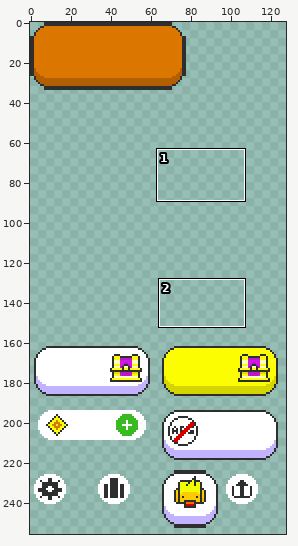
Two states of a sprite sheet, pingpong/images/buttons_cnvs-sheet0.png. Above, an overview of the earlier version with the close-up marked.
Close-up. First the earlier version:
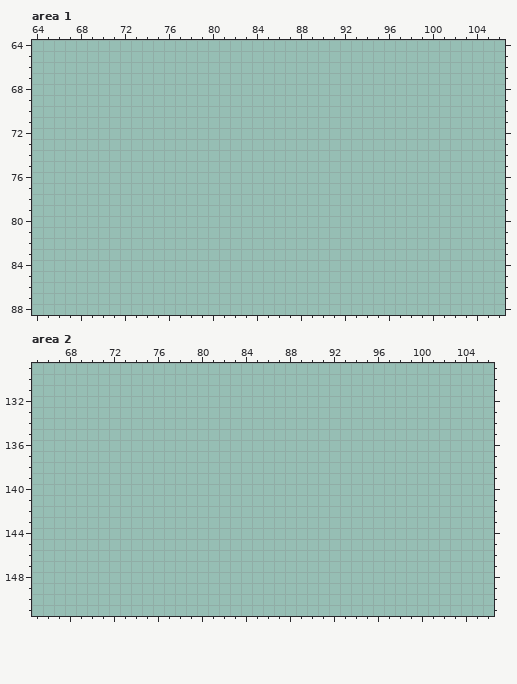
The file is 128x128 pixels. Colours within 5 levels of each other are drawn and written as one. Shown: area 1: x 64..106, y 64..88; area 2: x 65..106, y 129..151. The old version is drawn lined up with the new one. The commit also changed other parts of the picture, which this record leaves out.
New version:
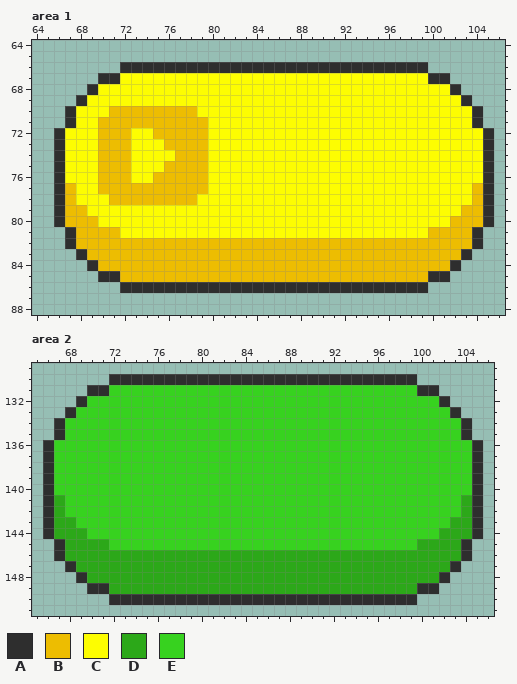
Palette (. is transparent): A #2e2e2e  B #edbd01  C #fdfd01  D #2ca819  E #37d21f
Difference:
canvas 128x128 -> 128x256; drawings rearranged on the sheet (the old picture shows each at its new place)
Area 1:
y 66: x 72..99 ............................ -> AAAAAAAAAAAAAAAAAAAAAAAAAAAA
y 67: x 70..101 ................................ -> AACCCCCCCCCCCCCCCCCCCCCCCCCCCCAA
y 68: x 69..102 .................................. -> ACCCCCCCCCCCCCCCCCCCCCCCCCCCCCCCCA
y 69: x 68..103 .................................... -> ACCCCCCCCCCCCCCCCCCCCCCCCCCCCCCCCCCA
y 70: x 67..104 ...................................... -> ACCCBBBBBBBBCCCCCCCCCCCCCCCCCCCCCCCCCA
y 71: x 67..104 ...................................... -> ACCBBBBBBBBBBCCCCCCCCCCCCCCCCCCCCCCCCA
y 72: x 66..105 ........................................ -> ACCCBBBCCBBBBBCCCCCCCCCCCCCCCCCCCCCCCCCA
y 73: x 66..105 ........................................ -> ACCCBBBCCCBBBBCCCCCCCCCCCCCCCCCCCCCCCCCA
y 74: x 66..105 ........................................ -> ACCCBBBCCCCBBBCCCCCCCCCCCCCCCCCCCCCCCCCA
y 75: x 66..105 ........................................ -> ACCCBBBCCCBBBBCCCCCCCCCCCCCCCCCCCCCCCCCA
y 76: x 66..105 ........................................ -> ACCCBBBCCBBBBBCCCCCCCCCCCCCCCCCCCCCCCCCA
y 77: x 66..105 ........................................ -> ABCCBBBBBBBBBBCCCCCCCCCCCCCCCCCCCCCCCCBA
y 78: x 66..105 ........................................ -> ABCCCBBBBBBBBCCCCCCCCCCCCCCCCCCCCCCCCCBA
y 79: x 66..105 ........................................ -> ABBCCCCCCCCCCCCCCCCCCCCCCCCCCCCCCCCCCBBA
y 80: x 66..105 ........................................ -> ABBBCCCCCCCCCCCCCCCCCCCCCCCCCCCCCCCCBBBA
y 81: x 67..104 ...................................... -> ABBBBCCCCCCCCCCCCCCCCCCCCCCCCCCCCBBBBA
y 82: x 67..104 ...................................... -> ABBBBBBBBBBBBBBBBBBBBBBBBBBBBBBBBBBBBA
y 83: x 68..103 .................................... -> ABBBBBBBBBBBBBBBBBBBBBBBBBBBBBBBBBBA
y 84: x 69..102 .................................. -> ABBBBBBBBBBBBBBBBBBBBBBBBBBBBBBBBA
y 85: x 70..101 ................................ -> AABBBBBBBBBBBBBBBBBBBBBBBBBBBBAA
y 86: x 72..99 ............................ -> AAAAAAAAAAAAAAAAAAAAAAAAAAAA
Area 2:
y 130: x 72..99 ............................ -> AAAAAAAAAAAAAAAAAAAAAAAAAAAA
y 131: x 70..101 ................................ -> AAEEEEEEEEEEEEEEEEEEEEEEEEEEEEAA
y 132: x 69..102 .................................. -> AEEEEEEEEEEEEEEEEEEEEEEEEEEEEEEEEA
y 133: x 68..103 .................................... -> AEEEEEEEEEEEEEEEEEEEEEEEEEEEEEEEEEEA
y 134..135: x 67..104 ...................................... -> AEEEEEEEEEEEEEEEEEEEEEEEEEEEEEEEEEEEEA
y 136..140: x 66..105 ........................................ -> AEEEEEEEEEEEEEEEEEEEEEEEEEEEEEEEEEEEEEEA
y 141..142: x 66..105 ........................................ -> ADEEEEEEEEEEEEEEEEEEEEEEEEEEEEEEEEEEEEDA
y 143: x 66..105 ........................................ -> ADDEEEEEEEEEEEEEEEEEEEEEEEEEEEEEEEEEEDDA
y 144: x 66..105 ........................................ -> ADDDEEEEEEEEEEEEEEEEEEEEEEEEEEEEEEEEDDDA
y 145: x 67..104 ...................................... -> ADDDDEEEEEEEEEEEEEEEEEEEEEEEEEEEEDDDDA
y 146: x 67..104 ...................................... -> ADDDDDDDDDDDDDDDDDDDDDDDDDDDDDDDDDDDDA
y 147: x 68..103 .................................... -> ADDDDDDDDDDDDDDDDDDDDDDDDDDDDDDDDDDA
y 148: x 69..102 .................................. -> ADDDDDDDDDDDDDDDDDDDDDDDDDDDDDDDDA
y 149: x 70..101 ................................ -> AADDDDDDDDDDDDDDDDDDDDDDDDDDDDAA
y 150: x 72..99 ............................ -> AAAAAAAAAAAAAAAAAAAAAAAAAAAA
Changed places in both close-ups, as pixel boxes (x1, y1, x2, y2):
added: (54, 62, 494, 293)
added: (43, 374, 483, 605)
